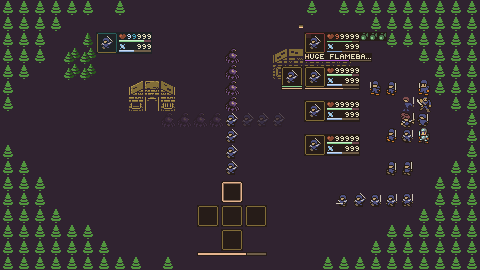
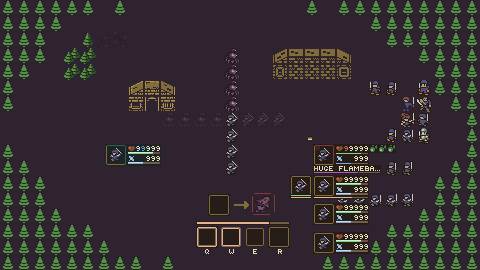
Revision of a layered 480 × 270 image; what changed, layer by layer:
renamed "Layer 8" to "controlledSkills", painted on it over [196, 181, 290, 256]
painted on "HUGE FLAMEBA..." over [96, 24, 396, 254]
